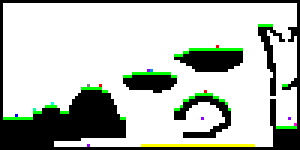
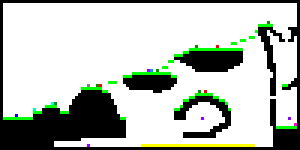
Revision of a layered 300 x 150 image; what changed, layer by layer:
painted on "Layer 1" over [54, 21, 270, 105]
